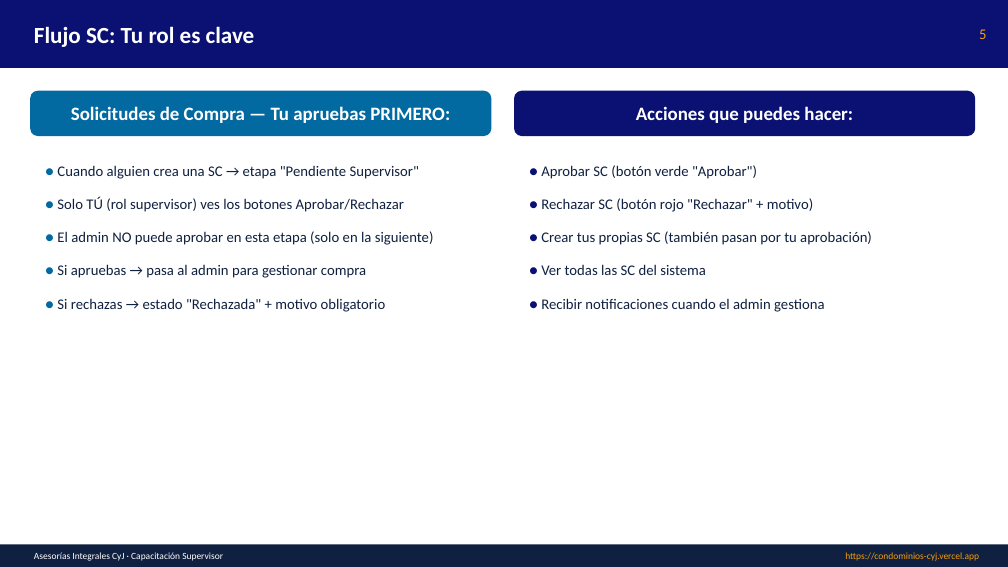
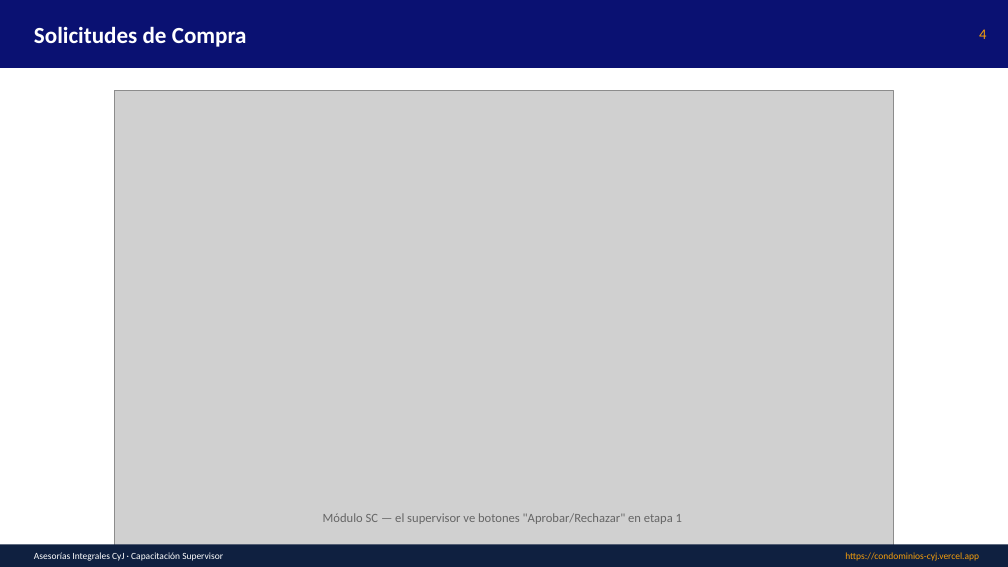
Before and after one commit to asesoriasintegralescyj-stack/condominios-cyj, a slide deck: slide 4 of public/manuales/Capacitacion_Supervisor.pptx (slide 5 before the commit). Drawn at 1008x567 pixels with LibreOffice and Linux fonts; fonts in the diff are those of the drawing; grey boxes stand for pictures. Boxes give left, top, right and bottom in pixels: in the first picture for what was removed or moved away, otherwise in the second. Text is boxed around its words. In the diff, an @@ line names an element or a change of style, - is before the commit and + after.

Commit message:
docs: manuales y capacitaciones con capturas de pantalla reales (v1.1)
- 16 capturas de pantalla del sistema real agregadas a /public/manuales/imagenes/
- Manual Word actualizado con imágenes embebidas en cada sección (3.1 MB)
- 6 capacitaciones PPT actualizadas con slides de capturas:
  * Administrador: 14 slides con 9 capturas (1.3 MB)
  * Supervisor: 12 slides con 5 capturas (699 KB)
  * Usuario: 10 slides con 4 capturas (536 KB)
  * Personal: 9 slides con 3 capturas (449 KB)
  * Auditor: 9 slides con 4 capturas (525 KB)
  * Guardia: 9 slides con 2 capturas (776 KB)
- Versión actualizada a v1.1 en ManualesModule y manuales-guardia

Capturas incluidas:
01_login, 02_dashboard, 03_ot_listado, 04_proyectos, 05_rondas,
06_solicitudes_compra, 07_usuarios, 08_permisos, 09_manuales,
10_ot_crear, 11_sc_crear, 12_usuario_crear, 13_recuperar_password,
14_guardia_rondas, 15_guardia_manuales, 16_reset_password

```diff
--- a/public/manuales/Capacitacion_Supervisor.pptx
+++ b/public/manuales/Capacitacion_Supervisor.pptx
@@ text at (x1=34, y1=26, x2=247, y2=47): text changed @@
-Flujo SC: Tu rol es clave
+Solicitudes de Compra
@@ text at (x1=979, y1=29, x2=986, y2=39): text changed @@
-5
+4
@@ rounded rectangle removed at (x1=30, y1=91, x2=492, y2=136) @@
@@ text removed at (x1=71, y1=106, x2=450, y2=123) @@
-Solicitudes de Compra — Tu apruebas PRIMERO:
@@ picture added at (x1=115, y1=91, x2=894, y2=567) @@
@@ rounded rectangle removed at (x1=514, y1=91, x2=975, y2=136) @@
@@ text removed at (x1=636, y1=106, x2=853, y2=123) @@
-Acciones que puedes hacer:
@@ text removed at (x1=57, y1=165, x2=434, y2=312) @@
-● Cuando alguien crea una SC → etapa "Pendiente Supervisor"
-● Solo TÚ (rol supervisor) ves los botones Aprobar/Rechazar
-● El admin NO puede aprobar en esta etapa (solo en la siguiente)
-● Si apruebas → pasa al admin para gestionar compra
-● Si rechazas → estado "Rechazada" + motivo obligatorio
@@ text removed at (x1=541, y1=165, x2=872, y2=312) @@
-● Aprobar SC (botón verde "Aprobar")
-● Rechazar SC (botón rojo "Rechazar" + motivo)
-● Crear tus propias SC (también pasan por tu aprobación)
-● Ver todas las SC del sistema
-● Recibir notificaciones cuando el admin gestiona
@@ text added at (x1=323, y1=513, x2=682, y2=524), 12 pt, text #666666 @@
+Módulo SC — el supervisor ve botones "Aprobar/Rechazar" en etapa 1
```
Also in this commit, not shown: 9 other slides changed, 2 slides added, 24 other files.
